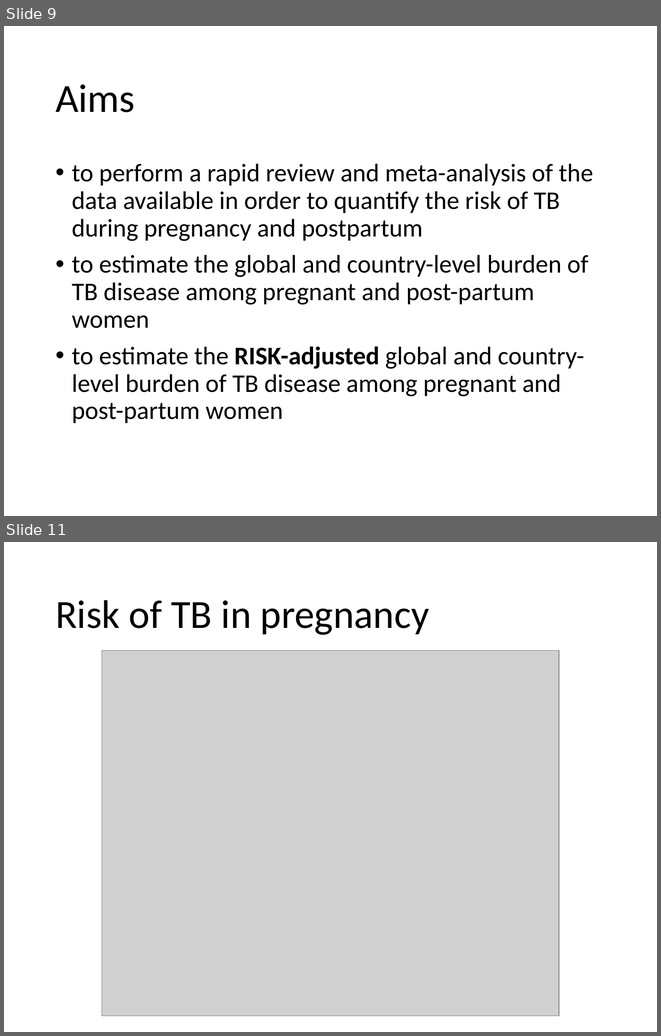
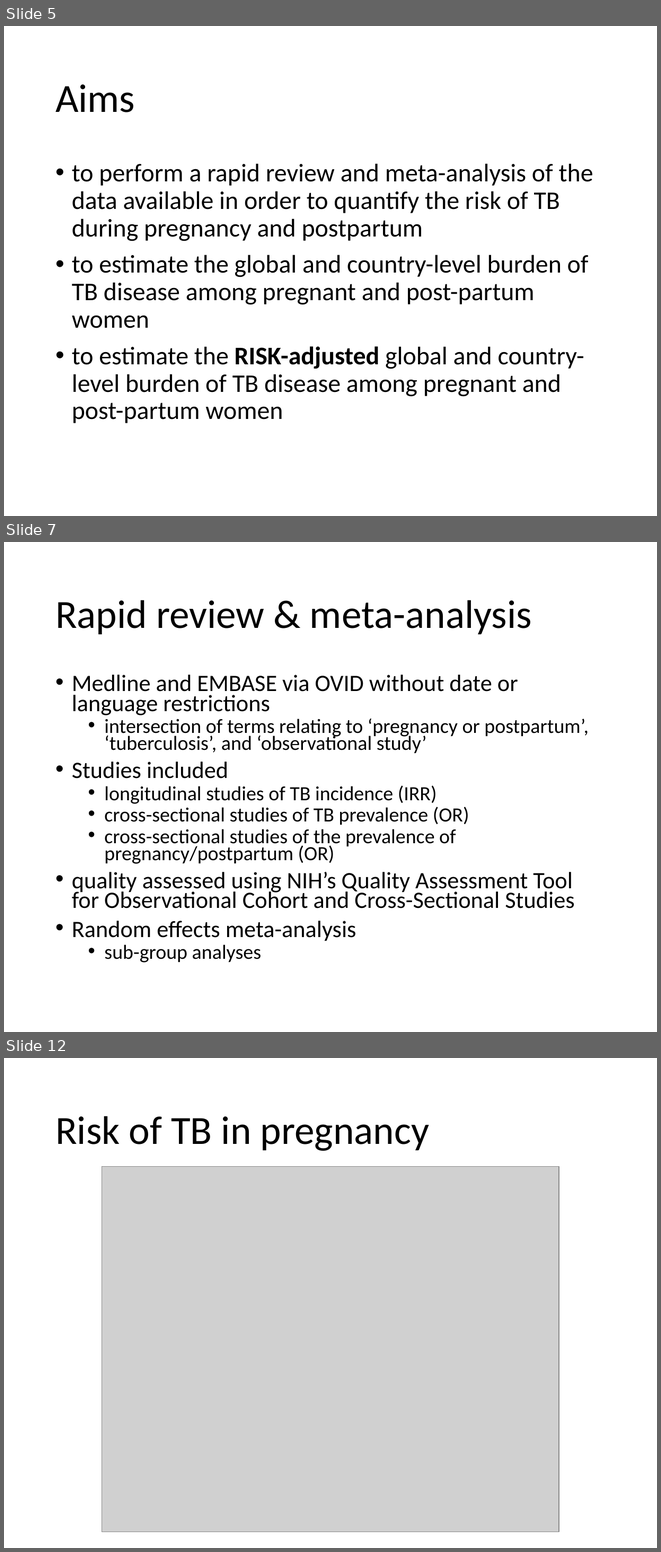
Before and after one commit to petedodd/pregtb, a slide deck: outdata/Revisiting the burden of TB in pregnant and post-partum women2.pptx. Shown one above the other, each under a label of ours: slides 9 and 11 before the commit, slides 5, 7 and 12 after it; the slides between them are not shown. The pictures are 661x1036 and 661x1552 pixels, drawn with LibreOffice and Linux fonts; fonts in the diff are those of the drawing; grey boxes stand for pictures. Boxes give left, top, right and bottom in pixels: in the first picture for what was removed or moved away, otherwise in the second. Text is boxed around its words. In the diff, an @@ line names an element or a change of style, - is before the commit and + after.

```diff
--- a/outdata/Revisiting the burden of TB in pregnant and post-partum women2.pptx
+++ b/outdata/Revisiting the burden of TB in pregnant and post-partum women2.pptx
@@ slide 7 added at <box>4,542,657,1032</box>, background #FFFFFF @@
@@ title added at <box>55,600,532,634</box>, 44 pt, text #000000 @@
+Rapid review & meta-analysis
@@ text added at <box>72,674,589,962</box>, 22.2 pt, text #000000 @@
+• Medline and EMBASE via OVID without date or language restrictions
+  • intersection of terms relating to ‘pregnancy or postpartum’, ‘tuberculosis’, and ‘observational study’
+• Studies included
+  • longitudinal studies of TB incidence (IRR)
+  • cross-sectional studies of TB prevalence (OR)
+  • cross-sectional studies of the prevalence of pregnancy/postpartum (OR)
+• quality assessed using NIH’s Quality Assessment Tool for Observational Cohort and Cross-Sectional Studies
+• Random effects meta-analysis
+  • sub-group analyses
@@ what was slide 9 is now slide 5 @@
@@ what was slide 11 is now slide 12 @@
```
Also in this commit, not shown: 4 slides changed, 6 other slides added, 6 slides removed, 33 other files.
